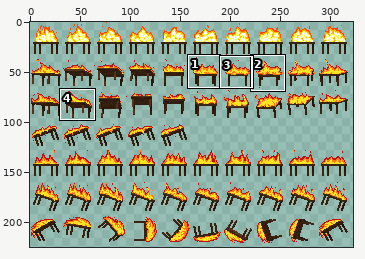
A sprite sheet gets an edit: Tables/res/tableSpriteSheet.png. Above: a wide view before the commit, with the close-up outlined.
Close-up. Old version:
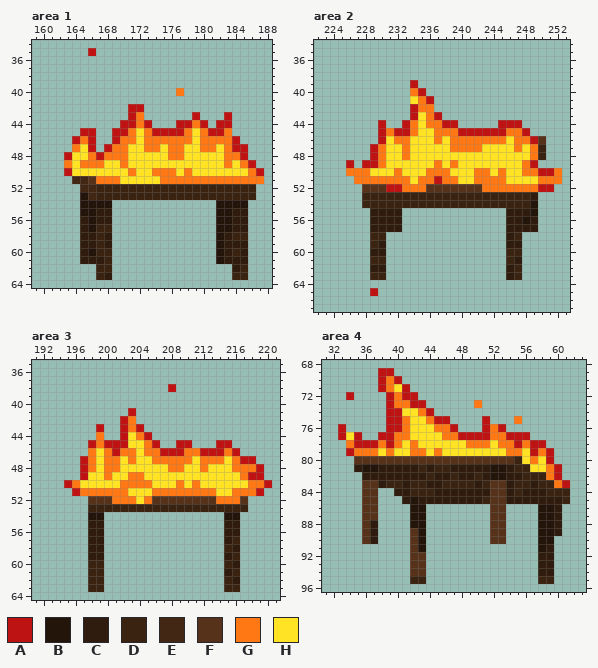
The file is 512x256 pixels. Shown: area 1: x 159..188, y 34..64; area 2: x 222..253, y 34..67; area 3: x 191..221, y 35..64; area 4: x 31..63, y 68..96. The wide view leaves out empty margins. The commit also changed other parts of the picture, which this record leaves out.
Palette (. is transparent): A #be1313  B #24150b  C #301c0e  D #3b2312  E #422714  F #553219  G #ff7814  H #ffe324
Pixels before, area 1, first column x 163:
35 ...A.....................
36 .........................
37 .........................
38 .........................
39 .........................
40 ..............G..........
41 .........................
42 ........AA...............
43 ........AG......A...A....
44 .......AAGA...AAGA.AA....
45 ..AA..AAGHGAAAAGHGAAG....
46 .AGA..AGGHGGGGGGHGGGGA...
47 .GHA.AGGHHGGHGGHHGGHGAA..
48 AHHGAGGGHHHHHGGHHHHHGGA..
49 GHGGGHHGHHHHHHHHHHHHGHGA.
50 AHHHHHHHGHHGGGHGHHHHHHHGA
51 .EEFGGGHHHHHGGGGGGGGGGGGG
52 ..EEDDDDDDDDDDDDDDDDDDDD.
53 ..BEDDDDDDDDDDDDDDDDDDDD.
54 ..BBBB.............BBBB..
55 ..BBCC.............BBCC..
56 ..CBCC.............BBCC..
57 ..CBDD.............BBCC..
58 ..CCDC.............BCDD..
59 ..CCDC.............BCCC..
60 ..CBDD.............BCDC..
61 ..CCCD.............BCCC..
62 ....DD...............CD..
63 ....DC...............DD..
Pixels before, area 2, first column x 226:
39 ........A..................
40 ........GA.................
41 ........HGA................
42 ........AGG................
43 ........AHGA...............
44 ....A..AGHGGAA.....AAA.....
45 ....AGAAGHHGGGAAAAAAGGA....
46 ....AHGGHHHGHGGGGGGGHGGAF..
47 ...AGHHGHHHHHGGGGHHHHGHGD..
48 ...AGHHGHHHHHHHHHHHHHHHGD..
49 A.AAGHHHHHHGHGHHHHHHHHGA...
50 GGGHHHGHHHGGGHHHGGHGHHGGAAG
51 .GGGGGGGHGGAGGHHGGGGHHHHGGG
52 ..FFFAAGGGFFFFFFFGGGGGGGAA.
53 ..DDDDDDDDDDDDDDDDDDDDDC...
54 ..DDDDDDDDDDDDDDDDDDDDDB...
55 ...CCCC.............CCCB...
56 ...CCCC.............CCBC...
57 ...CCCC.............CCCC...
58 ...DD...............CD.....
59 ...DC...............CC.....
60 ...CC...............DD.....
61 ...DD...............DC.....
62 ...CC...............CD.....
63 ...DD...............CD.....
64 ...........................
65 ...A.......................
Pixels before, area 3, first column x 195:
38 .............A............
39 ..........................
40 ..........................
41 ........A.................
42 .......AG.................
43 ....A..AGA................
44 ....G..AHGA...............
45 ...AGAAAHHGA..AA...AA.....
46 ...GHGAGGHGGAAAGGAAAGA....
47 ..AGHGGHGHHGGGGGHGGGHGAA..
48 ..AGHGGHHHHHHGGHHGHHHGGGA.
49 ..AHHGHHGGHHHHHHHHHHHHGAA.
50 AGHHHHHGGGGHHHGHGHHHHHHGGA
51 .AGGGGGGHHHGGGGGGGGHHGGGA.
52 ...FFFGGGHGFFFFFFFFGGGF...
53 ...DDDDDDDDDDDDDDDDDDDD...
54 ...BB...............BB....
55 ...CC...............CC....
56 ...CC...............CC....
57 ...CC...............CD....
58 ...CC...............DC....
59 ...CC...............CD....
60 ...DD...............DC....
61 ...DD...............CD....
62 ...DD...............DC....
63 ...DD...............DD....
Pixels before, area 4, first column x 33:
69 .....AA......................
70 .....AGA.....................
71 .....AGHA....................
72 .A....AGAA...................
73 ......AGGAA......G...........
74 ......AAHHGA.................
75 ......AAGHHGAA....A...G......
76 A.....AAGHHHGGA...AGA........
77 AHA..AAGGHHHHGGAAAAGGAAA.....
78 .GAAAGAGHGHHHHHHGGGHGGAGAA...
79 .AGGGHGHHGGHGHHHHHHHHGGHAGA..
80 ..FFFFFFFFFFFFFFFFFFFFDHGHA..
81 ..CBBCCCCCDCDDCCCCCBBCDDHHGA.
82 ...CCCCCCCCDCCDCCDCBBCCDDDGA.
83 ...FFCDDCDDCCDDDDCDFFCDDCDDGA
84 ...FF..CCDDDCCCCCCCFFCDCCCDDD
85 ...FF...CBCCCCCCCCDFFCCCCCCCD
86 ...FF....BB........FF....BBC.
87 ...FF....BB........FF....BBC.
88 ...FC....BB........FF....BBC.
89 ...FC....FB........FF....BBC.
90 ...FC....FB........FF....BB..
91 .........FB..............BC..
92 .........FF..............CC..
93 .........FF..............CC..
94 .........FF..............CC..
95 .........DD..............DD..
Now the later version:
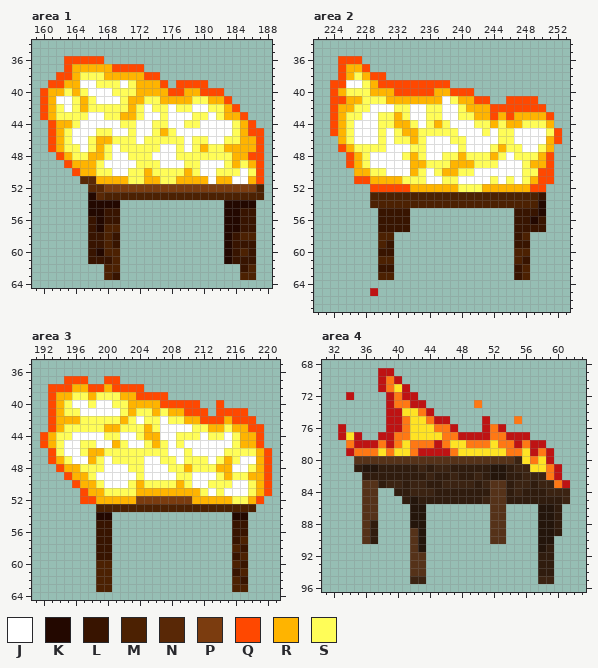
Colours new in this view: J #ffffff  K #230800  L #381400  M #4c2102  N #592806  P #7b3c0f  Q #ff4800  R #ffb400  S #fffd58
From old to new:
Area 1:
y 35: x 166 A -> .
y 36: x 163..167 ..... -> QQQQQ
y 37: x 163..172 .......... -> QRRRRRQQQQ
y 38: x 162..174 ............. -> QQRSSSRRRRRQQ
y 39: x 161..175 ............... -> QQRRJJSSSJSRRRQ; x 177..180 .... -> QQQQ
y 40: x 160..182 .................G..... -> QRRSRSJJJSSSRRRRQQRRQQQ
y 41: x 160..183 ........................ -> QRJJSRSJJJSRRSSRRRRSSRRQ
y 42: x 160..184 ...........AA............ -> QRSJSRSSSSSRSJSSJSSJJSSRQ
y 43: x 160..185 ...........AG......A...A.. -> QRSSSSJJSSRRSJJSJJJSSJSRRQ
y 44: x 161..186 .........AAGA...AAGA.AA... -> QRRSJJJJJSSJJSSJJSSJJJJSRQ
y 45: x 161..187 ....AA..AAGHGAAAAGHGAAG.... -> QRSJJJSSJJSJJSRSJJJJJJJSRQQ
y 46: x 161..187 ...AGA..AGGHGGGGGGHGGGGA... -> QRSJJSRRSSSJSSSSSJSSJJSSRRQ
y 47: x 161..187 ...GHA.AGGHHGGHGGHHGGHGAA.. -> QRSSJSRSJSSSSSJJSJSRSSRRRRQ
y 48: x 162..187 .AHHGAGGGHHHHHGGHHHHHGGA.. -> QRSSRRSJJSSSJJJSSSSSSSRRQQ
y 49: x 163..187 GHGGGHHGHHHHHHHHHHHHGHGA. -> QRRRSJJJJSSSJJJSSJJJSRSRQ
y 50: x 163..187 AHHHHHHHGHHGGGHGHHHHHHHGA -> .QRRSSJJSSRSSSSRSJJSSSJSQ
y 51: x 164..187 EEFGGGHHHHHGGGGGGGGGGGGG -> .NNRRRRSSRRSSRRRRJRRJJRQ
y 52: x 165..187 EEDDDDDDDDDDDDDDDDDDDD. -> .NNPPPPPPPPPPPPPPPPPPPM
y 53: x 165..187 BEDDDDDDDDDDDDDDDDDDDD. -> .KNMMMMMMMMMMMMMMMMMMMM
y 54: x 165..169 BBBB. -> .KKKK; x 182..186 BBBB. -> .KKKK
y 55: x 165..169 BBCC. -> .KKLL; x 182..186 BBCC. -> .KKLL
y 56: x 165..169 CBCC. -> .LKLL; x 182..186 BBCC. -> .KKLL
y 57: x 165..169 CBDD. -> .LKMM; x 182..186 BBCC. -> .KKLL
y 58: x 165..169 CCDC. -> .LLML; x 182..186 BCDD. -> .KLMM
y 59: x 165..169 CCDC. -> .LLML; x 182..186 BCCC. -> .KLLL
y 60: x 165..169 CBDD. -> .LKMM; x 182..186 BCDC. -> .KLML
y 61: x 165..169 CCCD. -> .LLLM; x 182..186 BCCC. -> .KLLL
y 62: x 167..169 DD. -> .MM; x 184..186 CD. -> .LM
y 63: x 167..169 DC. -> .ML; x 184..186 DD. -> .MM
Area 2:
y 36: x 225..227 ... -> QQQ
y 37: x 225..228 .... -> QRRQ
y 38: x 225..230 ...... -> QRSRQQ
y 39: x 224..238 ..........A.... -> QQJJSRQQQQQQQQQ
y 40: x 224..241 ..........GA...... -> QRSSSRRRQQQQQRRQQQ
y 41: x 224..243 ..........HGA....... -> QQRRSSSRRRRRRRJSRRQQ; x 246..249 .... -> QQQQ
y 42: x 224..250 ..........AGG.............. -> QRRSSJJJSSJJSSJJSRRRQQQQQQQ
y 43: x 224..251 ..........AHGA.............. -> QRSSJJSSRSJJSSJJSSRRQRQRRRRQ
y 44: x 224..251 ......A..AGHGGAA.....AAA.... -> QRSJJJSSRRSJSRSJJJSSRSRRSSSR
y 45: x 224..252 ......AGAAGHHGGGAAAAAAGGA.... -> QRSJJJSJSRRSSSSSJJJSJSSJJJJSQ
y 46: x 225..252 .....AHGGHHHGHGGGGGGGHGGAF.. -> RSJJJSJSSRSJJJSSJJJJSSJJJJRQ
y 47: x 225..251 ....AGHHGHHHHHGGGGHHHHGHGD. -> QRSSSSJJJSSJJJJSJJJSRSSJJSR
y 48: x 226..251 ...AGHHGHHHHHHHHHHHHHHHGD. -> QRSJJJJSRSJJSSRSSSRSJSSSRQ
y 49: x 226..251 A.AAGHHHHHHGHGHHHHHHHHGA.. -> QRSJJJJJRRSSSRRRSSSJJJSRRQ
y 50: x 226..252 GGGHHHGHHHGGGHHHGGHGHHGGAAG -> .RRSSJJJRSJSRRSSJJJJJJSSQQ.
y 51: x 227..252 GGGGGGGHGGAGGHHGGGGHHHHGGG -> QQRRRRSSSJJSSJJJJSJSJSRQQ.
y 52: x 228..251 FFFAAGGGFFFFFFFGGGGGGGAA -> .QQQQQRRRRRRSSSRRRRRRQQ.
y 53: x 228..250 DDDDDDDDDDDDDDDDDDDDDC. -> .MMMMMMMMMMMMMMMMMMMMML
y 54: x 228..250 DDDDDDDDDDDDDDDDDDDDDB. -> .MMMMMMMMMMMMMMMMMMMMMK
y 55: x 229..233 CCCC. -> .LLLL; x 246..250 CCCB. -> .LLLK
y 56: x 229..233 CCCC. -> .LLLL; x 246..250 CCBC. -> .LLKL
y 57: x 229..233 CCCC. -> .LLLL; x 246..250 CCCC. -> .LLLL
y 58: x 229..231 DD. -> .MM; x 246..248 CD. -> .LM
y 59: x 229..231 DC. -> .ML; x 246..248 CC. -> .LL
y 60: x 229..231 CC. -> .LL; x 246..248 DD. -> .MM
y 61: x 229..231 DD. -> .MM; x 246..248 DC. -> .ML
y 62: x 229..231 CC. -> .LL; x 246..248 CD. -> .LM
y 63: x 229..231 DD. -> .MM; x 246..248 CD. -> .LM
Area 3:
y 37: x 195..197 ... -> QQQ; x 200..201 .. -> QQ
y 38: x 193..204 ............ -> QQQRRQQRQQQQ; x 208 A -> .
y 39: x 193..207 ............... -> QRRSSRSSSRRQQQQ
y 40: x 193..211 ................... -> QRSJJSJJSSRRRRQQQQQ; x 214 . -> Q
y 41: x 193..212 ..........A......... -> QRSSJJJJJSRSSRSRRQQQ; x 214..217 .... -> QQQQ
y 42: x 193..218 .........AG............... -> QRRRSSSSSRSJSSJSSRRQQQRQQQ
y 43: x 193..219 ......A..AGA............... -> QRSSSSSRRSSSRSJJJJSSRRSRRQQ
y 44: x 192..219 .......G..AHGA.............. -> QRSSJJJJSSJJSRRJJSSSJSSJSRRQ
y 45: x 192..219 ......AGAAAHHGA..AA...AA.... -> QRSJJSSJJRSJJSRSJSJJJJJJSRRQ
y 46: x 193..220 .....GHGAGGHGGAAAGGAAAGA.... -> QSJJSRRSSSSSSSSJJSJJJJSSSSRQ
y 47: x 193..220 ....AGHGGHGHHGGGGGHGGGHGAA.. -> QRSJJRSJSSSSJJSSJSSSJSRSJJRQ
y 48: x 194..220 ...AGHGGHHHHHHGGHHGHHHGGGA. -> QRRSSSJJJSSJJJSSRSSSRRJJSRQ
y 49: x 195..220 ..AHHGHHGGHHHHHHHHHHHHGAA. -> QRRSJJJJJSJJJJSSJJJSRSSRRQ
y 50: x 195..220 AGHHHHHGGGGHHHGHGHHHHHHGGA -> .QRRSJJJSRSSSSRSJJSSSJJSRQ
y 51: x 196..220 AGGGGGGHHHGGGGGGGGHHGGGA. -> .QRRSSSSRRRRRRRRSJSJJJSRQ
y 52: x 197..219 .FFFGGGHGFFFFFFFFGGGF.. -> QQRRRRRPPPPPPPRRRRRSSRQ
y 53: x 198..218 DDDDDDDDDDDDDDDDDDDD. -> .MMMMMMMMMMMMMMMMMMMM
y 54: x 198..200 BB. -> .KK; x 215..217 BB. -> .KK
y 55..56: x 198..200 CC. -> .LL; x 215..217 CC. -> .LL
y 57: x 198..200 CC. -> .LL; x 215..217 CD. -> .LM
y 58: x 198..200 CC. -> .LL; x 215..217 DC. -> .ML
y 59: x 198..200 CC. -> .LL; x 215..217 CD. -> .LM
y 60: x 198..200 DD. -> .MM; x 215..217 DC. -> .ML
y 61: x 198..200 DD. -> .MM; x 215..217 CD. -> .LM
y 62: x 198..200 DD. -> .MM; x 215..217 DC. -> .ML
y 63: x 198..200 DD. -> .MM; x 215..217 DD. -> .MM
Area 4:
y 78: x 43..46 HHHH -> GGAG
y 79: x 43..47 GHGHH -> AAAAG
Changed places in both close-ups, as pixel boxes (x1, y1, x2, y2):
changed: (40, 48, 264, 280)
changed: (330, 56, 562, 280)
changed: (40, 376, 272, 592)
changed: (418, 440, 458, 456)
